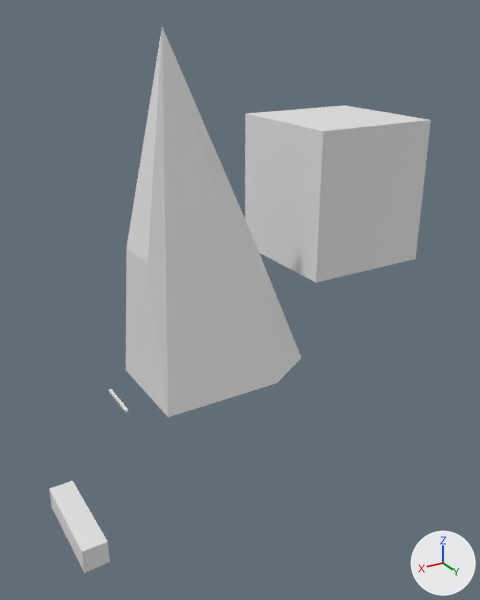
Two versions of the Blender file ft-viggen/viggen-manual.blend, one commit apart.
Before and after are seen from a camera (50 mm lens) standing at (162.0, 401.0, 257.0) and looking at (-81.0, -4.0, 54.0). The lights are fixed; the arrows at lower right show +X, +Y and +Z.
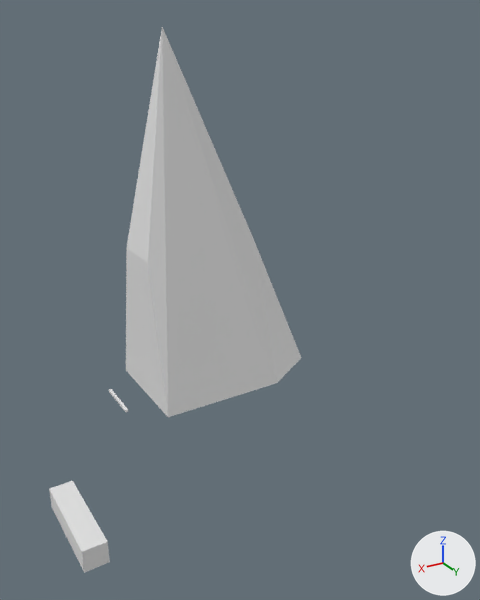
Changed parts and their boxes [x1, y1, x2, y2] in the pictures (480 x 600 px):
```json
{"object": "Cube.006", "change": "hidden", "before": [245, 105, 431, 282]}
```

The change, as JSON lines over the scene's bpy script:
```json
{"op": "add", "block": "ob_cube_006", "code": "ob_cube_006.hide_viewport = True"}
```
